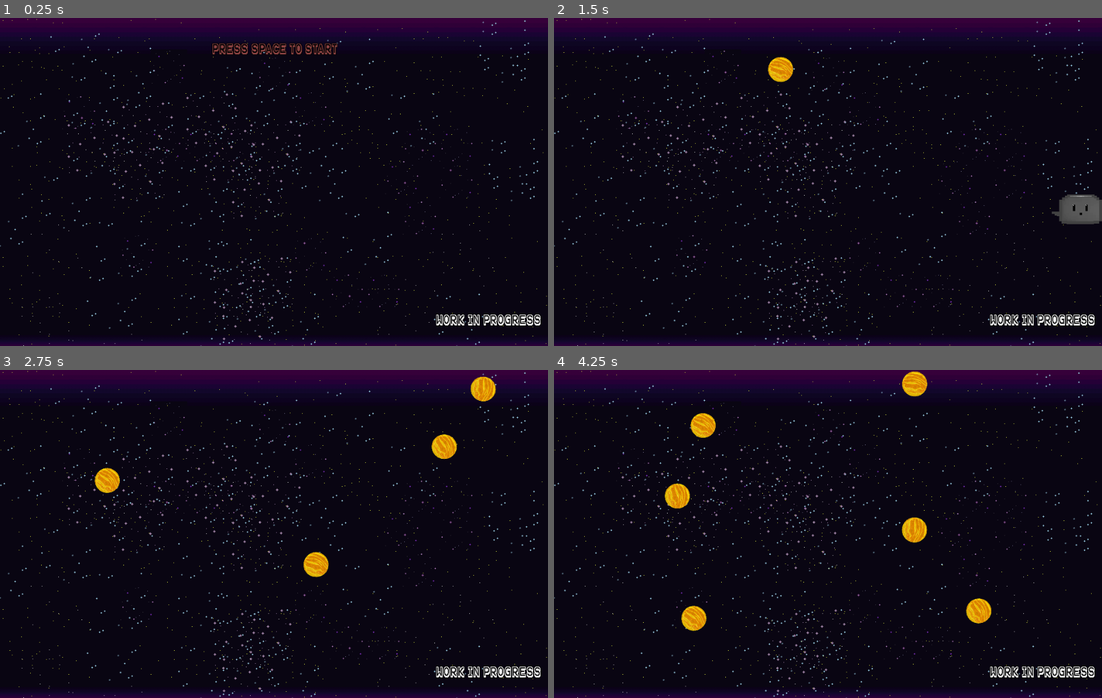
Above: before the commit, frames 1-4 (two rows, left to right).
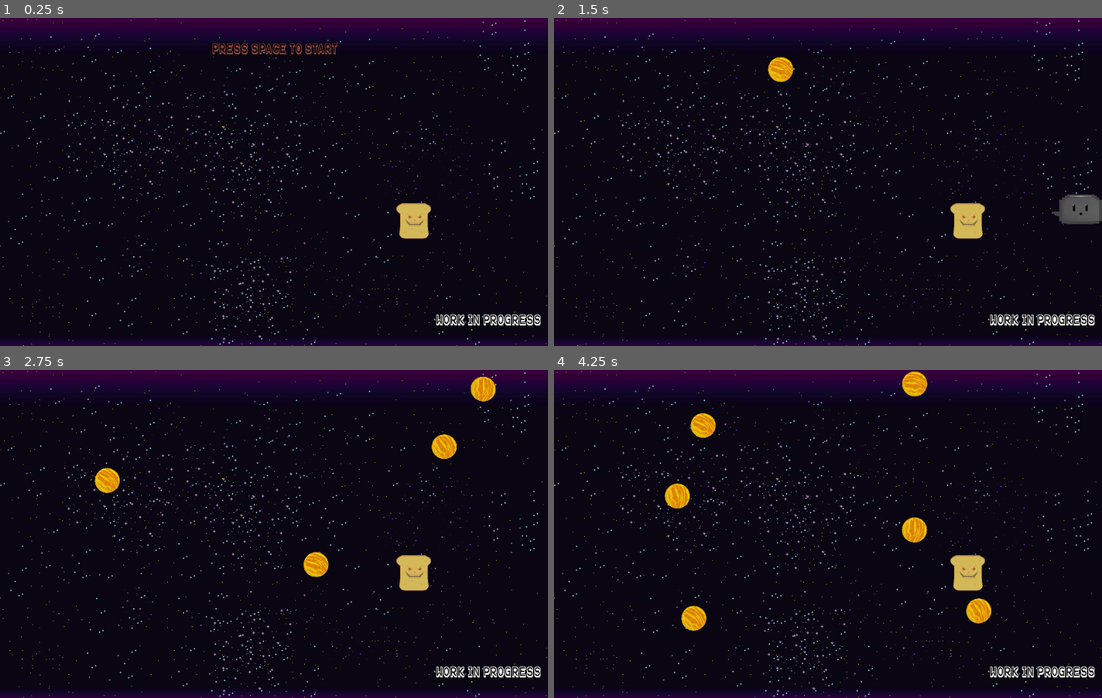
Above: after the commit, the same moments.

Repository: val-h/project-a
Game: Godot game, scene res://levels/test.tscn
The game is run twice, just before and just after one commit, with the same random seed, the same clock (stepped at 60 frames per second) and the same inputs.
Inputs:
- Up to frame 1 (0.25 s): no input
- Up to frame 2 (1.5 s): tap Space (start_game) at 0.5, 1.35 s; hold Space (start_game) 0.53-1.28 s; hold D (move_right) from 0.53 s (still down); tap W (move_up) at 0.77 s
- Up to frame 3 (2.75 s): tap W (move_up) at 1.52 s; release D (move_right) at 2.03 s; hold A (move_left) from 2.03 s (still down); hold Space (start_game) from 2.03 s (still down)
- Up to frame 4 (4.25 s): release A (move_left) at 2.78 s; release Space (start_game) at 2.78 s; hold D (move_right) from 2.78 s (still down); tap Space (start_game) at 2.85 s; tap W (move_up) at 3.02, 3.77 s; hold Space (start_game) from 3.53 s (still down)

The runs differ from the first frame. In frame 1, 0.6% of the frame differs, in the area x 14-79%, y 9-74%; in frame 2, 0.6%; in frame 3, 0.6%; in frame 4, 0.6%.

Commit message:
enemy bread

Diff:
--- a/Project A/levels/test.tscn
+++ b/Project A/levels/test.tscn
@@ -13,6 +13,7 @@
 [ext_resource path="res://sounds/background_music.ogg" type="AudioStream" id=11]
 [ext_resource path="res://sounds/oof_sound.wav" type="AudioStream" id=12]
 [ext_resource path="res://charecters/Player.tscn" type="PackedScene" id=13]
+[ext_resource path="res://art/bread_enemy.png" type="Texture" id=14]
 
 [sub_resource type="SpriteFrames" id=1]
 animations = [ {
@@ -42,31 +43,30 @@
 [node name="SparklingStars" type="AnimatedSprite" parent="Background"]
 position = Vector2( 296.425, 87.252 )
 frames = SubResource( 1 )
-frame = 1
 playing = true
 
 [node name="SparklingStars2" type="AnimatedSprite" parent="Background"]
 position = Vector2( 138.639, 166.685 )
 frames = SubResource( 1 )
+frame = 1
 speed_scale = 0.7
 playing = true
 
 [node name="SparklingStars3" type="AnimatedSprite" parent="Background"]
 position = Vector2( 480.688, 99.14 )
 frames = SubResource( 1 )
-frame = 1
 speed_scale = 0.8
 playing = true
 
 [node name="SparklingStars4" type="AnimatedSprite" parent="Background"]
 position = Vector2( 241.293, 410.694 )
 frames = SubResource( 1 )
-frame = 1
 playing = true
 
 [node name="SparklingStars5" type="AnimatedSprite" parent="Background"]
 position = Vector2( 705.138, 280.582 )
 frames = SubResource( 1 )
+frame = 1
 playing = true
 
 [node name="Stars" type="TileMap" parent="Background"]
@@ -140,5 +140,17 @@
 stream = ExtResource( 12 )
 
 [node name="Player" parent="." instance=ExtResource( 13 )]
+
+[node name="Area2D" type="Area2D" parent="."]
+position = Vector2( 727.417, 354.684 )
+__meta__ = {
+"_edit_group_": true
+}
+
+[node name="Sprite" type="Sprite" parent="Area2D"]
+scale = Vector2( 0.5, 0.5 )
+texture = ExtResource( 14 )
+
+[node name="CollisionShape2D" type="CollisionShape2D" parent="Area2D"]
 [connection signal="playing" from="." to="Pause" method="_on_Main_playing"]
 [connection signal="timeout" from="MobTimer" to="." method="_on_MobTimer_timeout"]
Binary file added: Project A/art/bread_enemy.png
Not shown, added: Project A/art/bread_enemy.png.import
Not shown: 1 places in Project A/levels/test.tscn that only renumber resources
